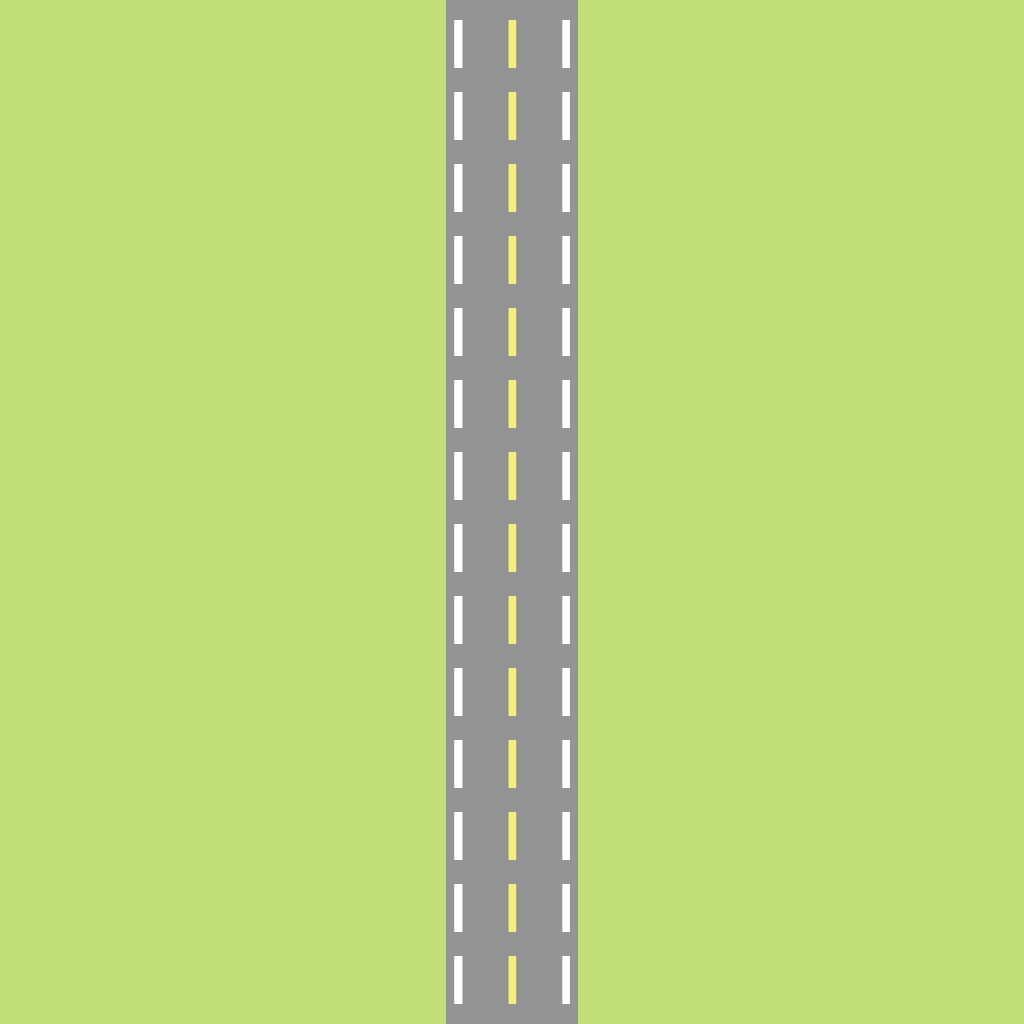
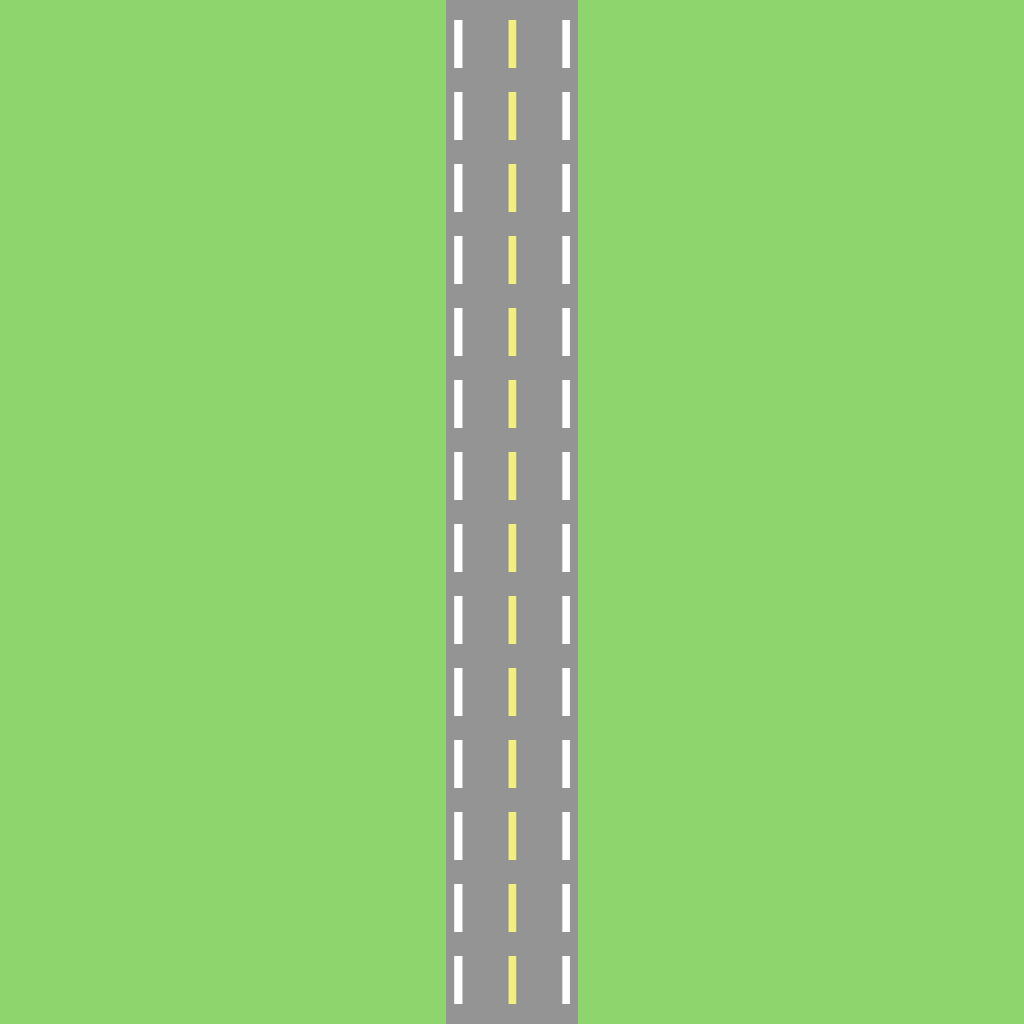
The second (1024, 1024) image is a revision of the first. Changes to its layers:
painted on "Grass" over [0, 0, 1024, 1024]
